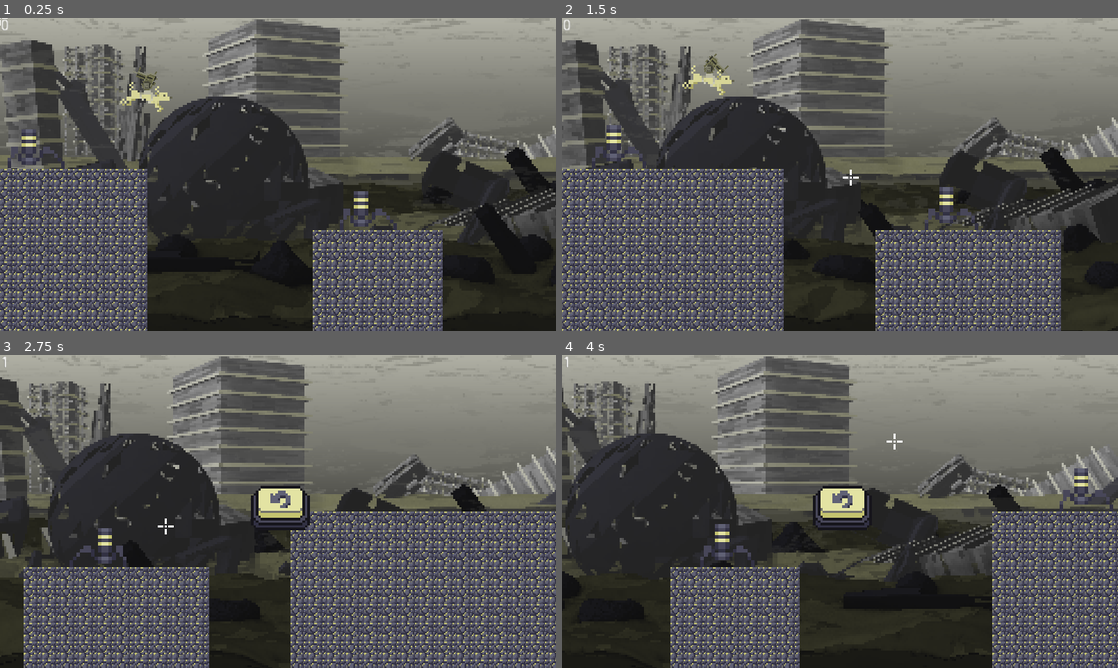
Above: before the commit, frames 1-4 (two rows, left to right).
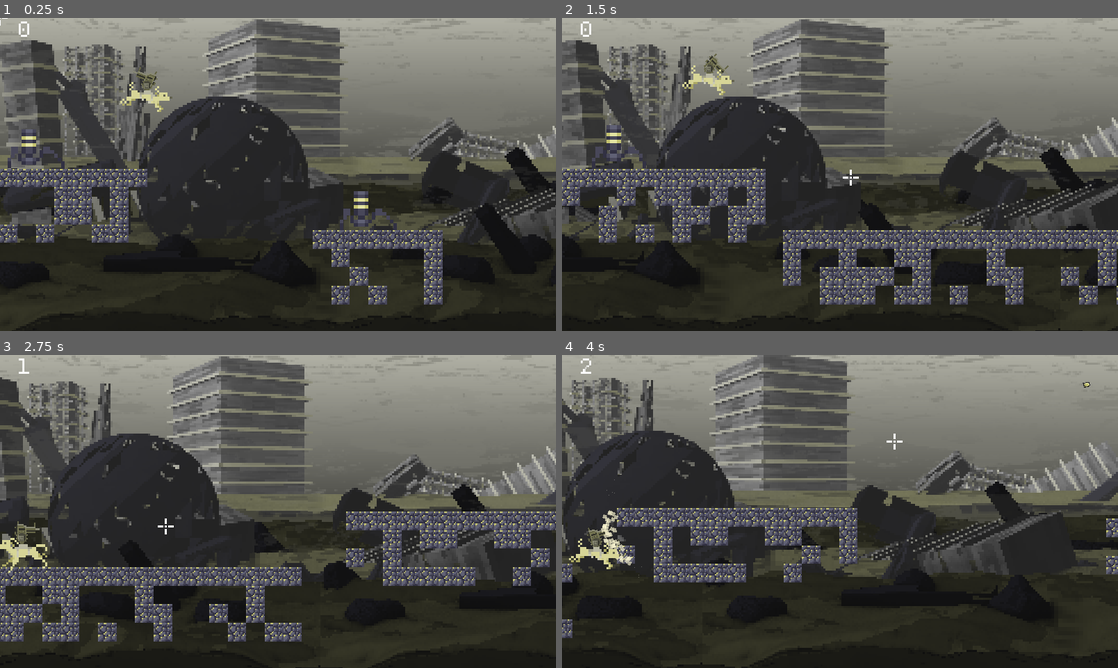
Above: after the commit, the same moments.

Repository: ginestopo/Endless-Runner
Game: Godot game, scene res://scenes/world/world.tscn
The game is run twice, just before and just after one commit, with the same random seed, the same clock (stepped at 60 frames per second) and the same inputs. This scene is started directly instead of the project's main scene.
Inputs (mouse positions are in pixels of both pictures, inside the frame that each line leads up to):
- Up to frame 1 (0.25 s): no input
- Up to frame 2 (1.5 s): tap Enter (ui_accept) at 0.5, 0.77 s; move the mouse to (962, 158) at 0.52 s; press the mouse at (962, 158) at 0.53 s; hold D (right) 0.53-1.25 s; release the mouse at (962, 158) at 1.25 s; click (851, 177) at 1.25 s
- Up to frame 3 (2.75 s): move the mouse to (166, 527) at 2.02 s; hold A (left) from 2.03 s (still down); click (166, 527) at 2.1 s; tap Enter (ui_accept) at 2.27 s
- Up to frame 4 (4 s): release A (left) at 2.75 s; click (851, 514) at 2.77 s; move the mouse to (895, 442) at 3.52 s; press the mouse at (895, 442) at 3.53 s; hold D (right) from 3.53 s (still down)

The runs differ from the first frame. In frame 1, 15% of the frame differs, in the area x 0-80%, y 0-100%; in frame 2, 26%; in frame 3, 29%; in frame 4, 34%, in the area x 0-100%, y 0-100%.

Commit message:
Now platforms look more organic, changed code for platform, added final score, changed score font to pixel font
Now platforms look more organic, changed code for platform, added final score, changed score font to pixel font

Diff:
--- a/scenes/world/platform.gd
+++ b/scenes/world/platform.gd
@@ -22,18 +22,22 @@
 	#placing tiles to form random platforms
 	rng.randomize()
 	var number_of_tiles = rng.randi_range(lower_limit,upper_limit)
+	var height = 4
 
 	for i in range(1,number_of_tiles):
 		if(i<(int(number_of_tiles/2))):
 			$TileMap.set_cell(-i,0,$TileMap.tile_set.find_tile_by_name("rock_tile"))
 			#this loops makes the platform filled "not floating"
-			for j in range(0,21):
-				$TileMap.set_cell(-i,j,$TileMap.tile_set.find_tile_by_name("rock_tile"))
+			for j in range(1,height):
+				if(randi() % 2 == 0):
+					$TileMap.set_cell(-i,j,$TileMap.tile_set.find_tile_by_name("rock_tile"))
 		else:
 			$TileMap.set_cell(i-int(number_of_tiles/2),0,$TileMap.tile_set.find_tile_by_name("rock_tile"))
 			#this loops makes the platform filled "not floating"
-			for j in range(0,21):
-				$TileMap.set_cell(i-int(number_of_tiles/2),j,$TileMap.tile_set.find_tile_by_name("rock_tile"))
+			for j in range(1,height):
+				if(randi() % 2 == 0):
+					$TileMap.set_cell(i-int(number_of_tiles/2),j,$TileMap.tile_set.find_tile_by_name("rock_tile"))
+
 
 func _on_tile_screen_exited():
 	queue_free()
--- a/scenes/world/world.gd
+++ b/scenes/world/world.gd
@@ -7,6 +7,8 @@
 
 var rng = RandomNumberGenerator.new()
 export (int) var velocity
+
+var final_score
 
 
 
@@ -27,7 +29,12 @@
 		$soundtrack.stop()
 		$failedStreamPlayer.play()
 		body.queue_free()
+		final_score = $UI/Score.text
 		$UI/Restart.show()
+		$UI/Score.visible = false
+
+
+
 		set_process(false)
 
 
@@ -49,6 +56,7 @@
 
 func _on_Restart_pressed():
 	get_tree().reload_current_scene()
+	$UI/Score.visible = true
 
 
 func _on_scoreTimer_timeout():
--- a/scenes/world/world.tscn
+++ b/scenes/world/world.tscn
@@ -19,6 +19,7 @@
 [ext_resource path="res://resources/pixel art/gun/aim_sight.png.png" type="Texture" id=17]
 [ext_resource path="res://scenes/world/aim_sight.gd" type="Script" id=18]
 [ext_resource path="res://scenes/world/Restart.gd" type="Script" id=19]
+[ext_resource path="res://resources/fonts/PixeloidSans.ttf" type="DynamicFontData" id=20]
 
 [sub_resource type="Gradient" id=1]
 
@@ -74,6 +75,9 @@
 
 [sub_resource type="RectangleShape2D" id=13]
 extents = Vector2( 10, 500 )
+
+[sub_resource type="DynamicFont" id=14]
+font_data = ExtResource( 20 )
 
 [node name="World" type="Node2D"]
 script = ExtResource( 2 )
@@ -193,8 +197,10 @@
 [node name="UI" type="CanvasLayer" parent="."]
 
 [node name="Score" type="Label" parent="UI"]
-margin_right = 40.0
-margin_bottom = 14.0
+margin_left = 16.0
+margin_right = 56.0
+margin_bottom = 20.0
+custom_fonts/font = SubResource( 14 )
 text = "0"
 __meta__ = {
 "_edit_use_anchors_": false
Not shown: 1 places in scenes/world/world.tscn that only renumber resources
